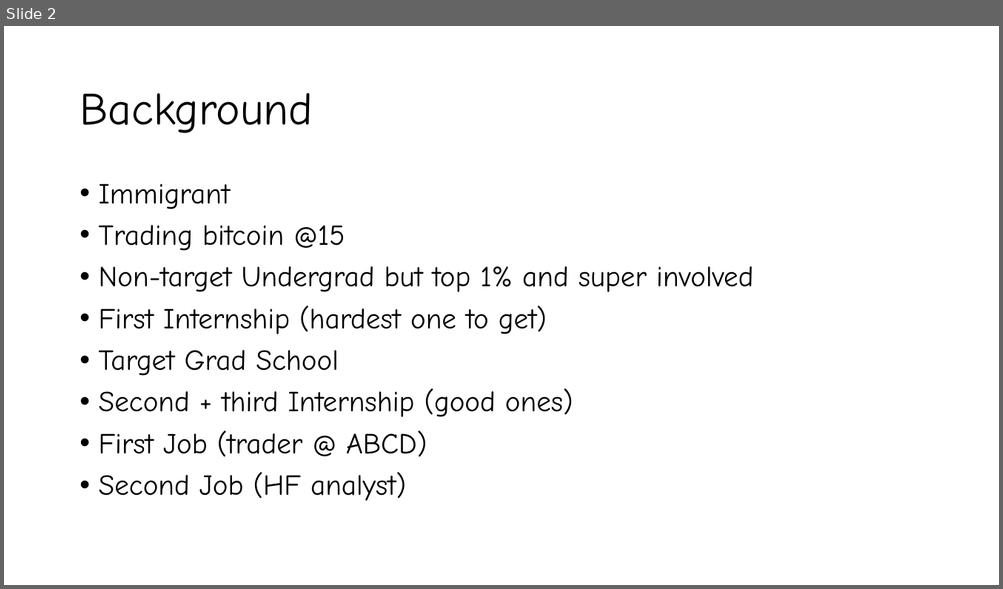
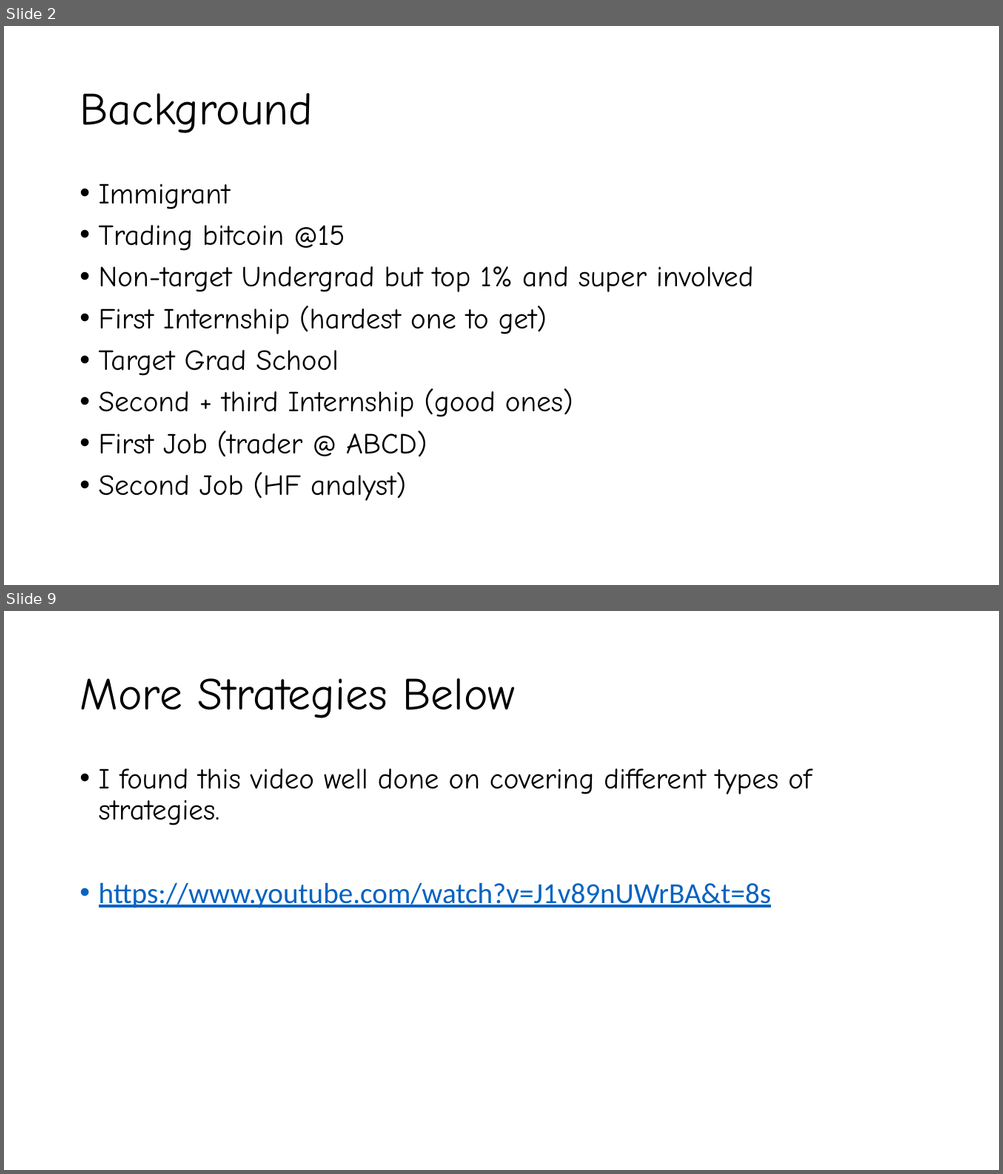
Before and after one commit to valazeinali/Valatility, a slide deck: VALATILITY/Powerpoints/Valatility_Stream_1_Slides.pptx. Shown one above the other, each under a label of ours: slide 2 before the commit, slides 2 and 9 after it; the slides between them are not shown. The pictures are 1003x589 and 1003x1174 pixels, drawn with LibreOffice and Linux fonts; fonts in the diff are those of the drawing. Boxes give left, top, right and bottom in pixels: in the first picture for what was removed or moved away, otherwise in the second. Text is boxed around its words. In the diff, an @@ line names an element or a change of style, - is before the commit and + after.

```diff
--- a/VALATILITY/Powerpoints/Valatility_Stream_1_Slides.pptx
+++ b/VALATILITY/Powerpoints/Valatility_Stream_1_Slides.pptx
@@ slide 9 added at box(4, 611, 999, 1170), background #FFFFFF @@
@@ title added at box(79, 678, 514, 718), 44 pt, text #000000 @@
+More Strategies Below
@@ text added at box(99, 769, 811, 908), 28 pt, text #000000 @@
+• I found this video well done on covering different types of strategies.
+• https://www.youtube.com/watch?v=J1v89nUWrBA&t=8s
```
Also in this commit, not shown: 7 other slides added, 1 slide removed.
